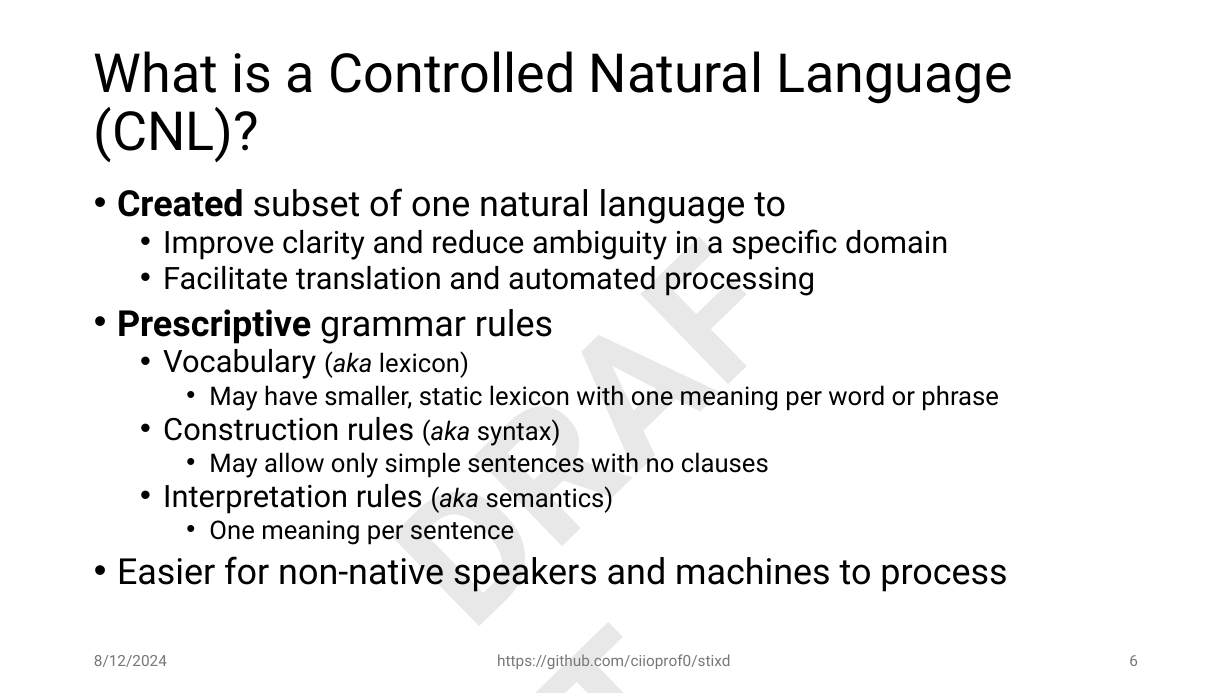
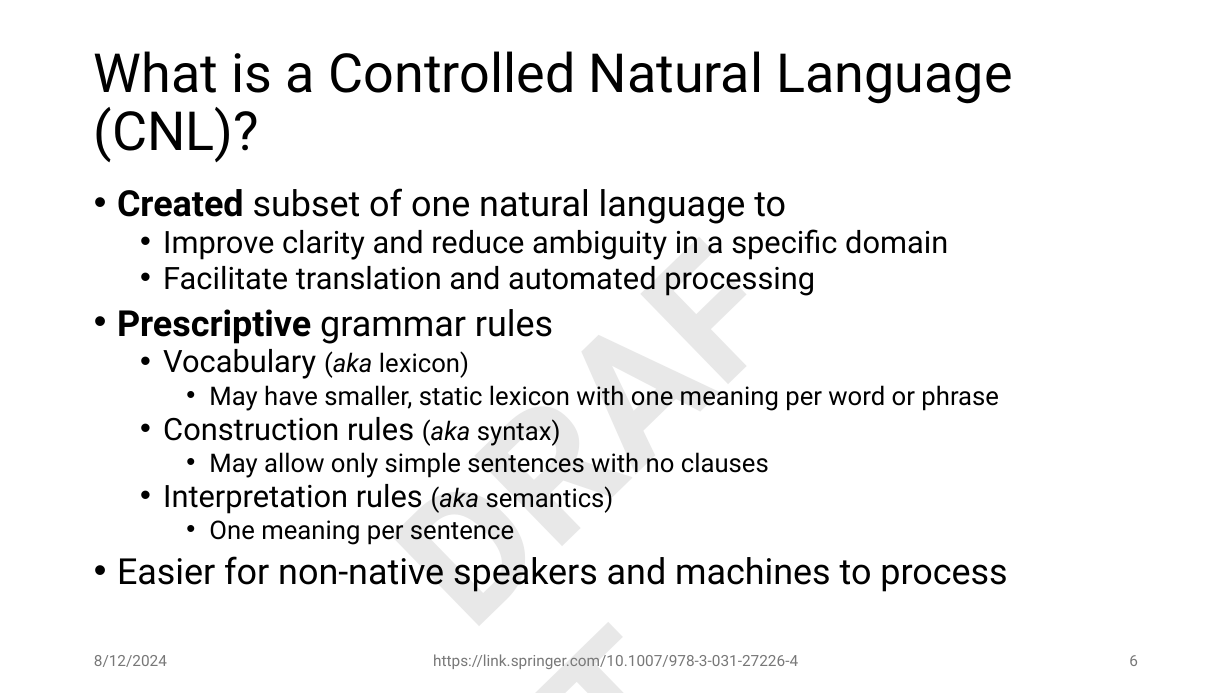
Before and after one commit to ciioprof0/stixd, a slide deck: slide 6 of docs/stixd_demo.pptx. Drawn at 1232x693 pixels with LibreOffice and Linux fonts; fonts in the diff are those of the drawing. Boxes give left, top, right and bottom in pixels: in the first picture for what was removed or moved away, otherwise in the second. Text is boxed around its words. In the diff, an @@ line names an element or a change of style, - is before the commit and + after.

```diff
--- a/docs/stixd_demo.pptx
+++ b/docs/stixd_demo.pptx
@@ text at [433, 654, 798, 669]: text changed @@
-https://github.com/ciioprof0/stixd
+https://link.springer.com/10.1007/978-3-031-27226-4
```
Also in this commit, not shown: 11 other slides changed, 3 slides added, 1 slide removed.
